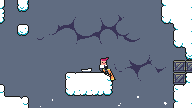
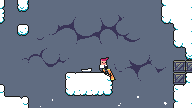
Before/after of a 192 x 108 layered artwork. What changed in the layer stack:
added group "02" with 2 layers above "01" over [22, 48, 69, 67]
added layer "Calque 6 copie" in group "02" over [22, 48, 69, 67]
